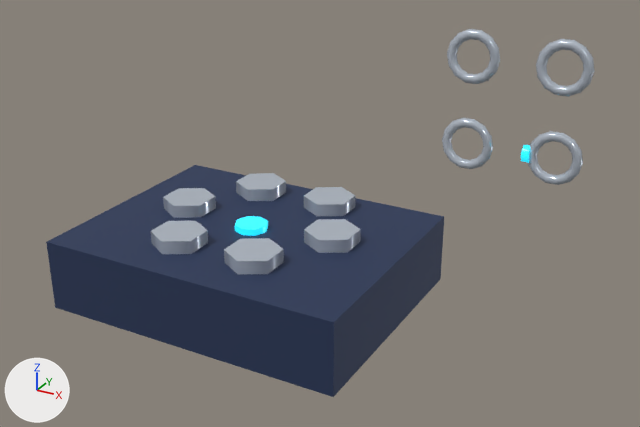
The glTF model game/assets/structures/tower_skywatch_damage_s3.glb, before and after one commit.
Camera for both pictures: a 50 mm lens placed at (0.741, -1.093, 2.651), pointed at (-0.166, 0.556, 1.827). Lighting does not change. The marker at lower left points along +X, +Y and +Z. The picture after the commit comes second. Where no turn or scale is listed for an object, it has been applied to the vertices. Vertices at exactly the same position are counted once.

Names of what the first picture shows: 'skywatch_armour_bolts_0', 'skywatch_armour_bolts_1', 'skywatch_armour_bolts_2', 'skywatch_armour_bolts_3', 'skywatch_armour_bolts_4', 'skywatch_armour_bolts_5', 'skywatch_crown0', 'skywatch_crown1', 'skywatch_crown2', 'skywatch_crown3', 'skywatch_housing_armour', 'skywatch_up_damage_l3_stud' and 1 more.
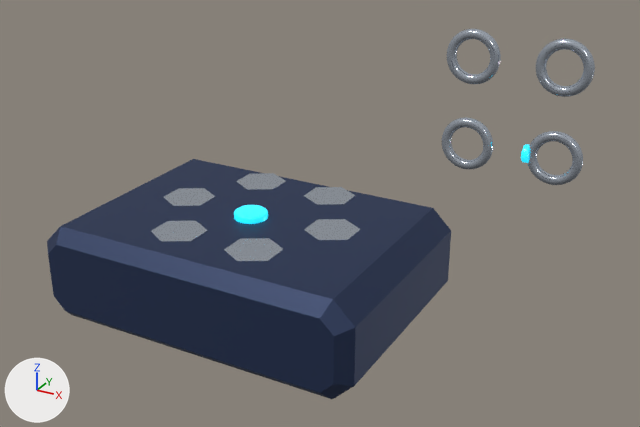
Changed parts and their boxes (x1, y1, x2, y2) in the pictures (640 x 427 px):
'skywatch_housing_armour', reshaped
    before: (46, 165, 444, 397)
    after: (47, 159, 451, 399)
'skywatch_armour_bolts_4', surface changed
    both: (224, 238, 283, 261)
'skywatch_crown1', surface changed
    both: (536, 39, 595, 97)
'skywatch_armour_bolts_3', surface changed
    both: (304, 219, 360, 240)
'skywatch_armour_bolts_5', surface changed
    both: (151, 221, 208, 242)
'skywatch_crown3', surface changed
    both: (447, 29, 500, 84)
'skywatch_crown0', surface changed
    both: (528, 131, 583, 185)
'skywatch_crown2', surface changed (darker)
    both: (442, 118, 493, 169)
'skywatch_armour_bolts_0', surface changed (darker)
    both: (163, 188, 215, 206)
'skywatch_armour_bolts_2', surface changed (darker)
    both: (304, 187, 356, 205)
'skywatch_armour_bolts_1', surface changed (darker)
    both: (236, 173, 286, 190)
'skywatch_up_damage_l3_stud', moved
    before: (235, 216, 268, 236)
    after: (234, 205, 268, 224)

The change, as a list of edits to the scene's bpy script:
```text
Change mat_chrome:
    mat_chrome.metallic: 0.4 -> 0.95
Change me_mesh_5:
    used by ob_skywatch_housing_armour; location = (0.0, 0.02, 1.98)
    remove me_mesh_5.from_pydata(...)  # 8 vertices, 12 faces; spans x -0.26..0.26, y -0.2..0.2, z -0.06..0.06
    add me_mesh_5.from_pydata(...)  # 32 vertices, 60 faces; spans x -0.282..0.282, y -0.2..0.2, z -0.082..0.082
    me_mesh_5 part 1: the whole mesh is rebuilt
Change ob_skywatch_up_damage_l3_stud:
    ob_skywatch_up_damage_l3_stud.location: (0.0, 0.02, 2.04) -> (0.0, 0.02, 2.062)
```
